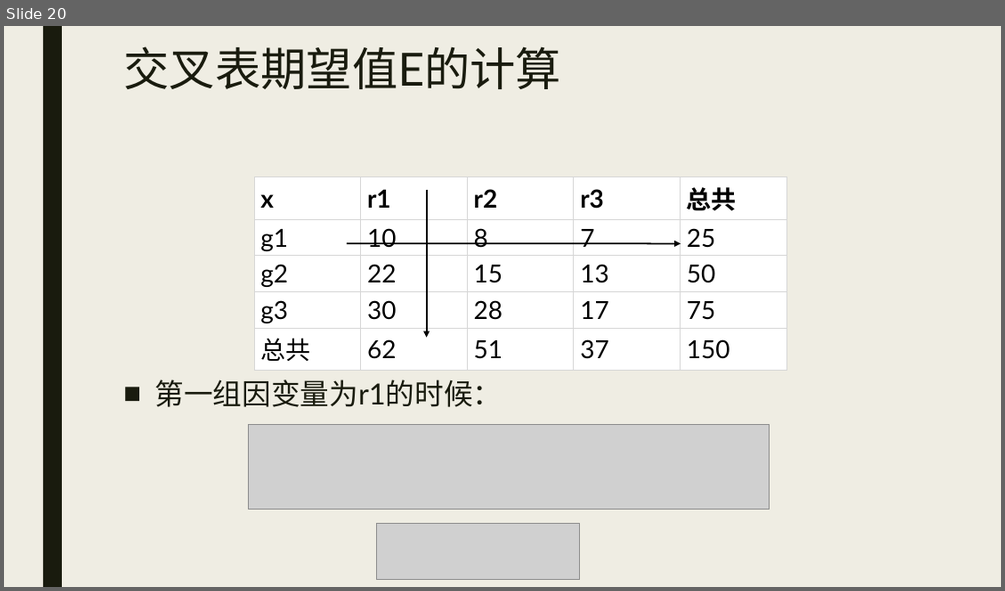
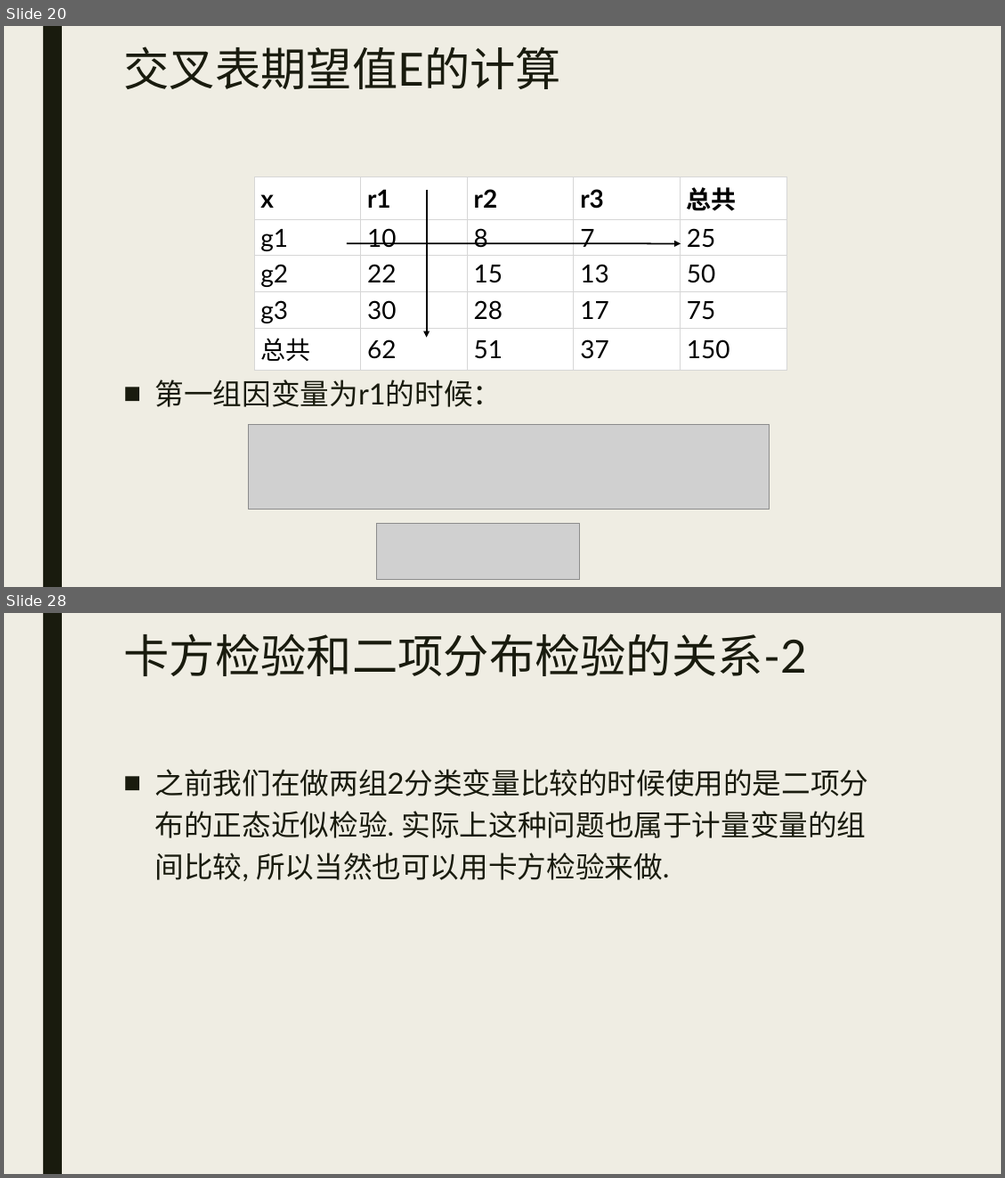
Before and after one commit to beneon/medstat, a slide deck: lect-7/卡方检验.pptx. Shown one above the other, each under a label of ours: slide 20 before the commit, slides 20 and 28 after it; the slides between them are not shown. The pictures are 1005x591 and 1005x1178 pixels, drawn with LibreOffice and Linux fonts; fonts in the diff are those of the drawing; grey boxes stand for pictures. Boxes give left, top, right and bottom in pixels: in the first picture for what was removed or moved away, otherwise in the second. Text is boxed around its words. In the diff, an @@ line names an element or a change of style, - is before the commit and + after.

```diff
--- a/lect-7/卡方检验.pptx
+++ b/lect-7/卡方检验.pptx
@@ slide 28 added at (4, 613, 1001, 1174), background #EFEDE3; not listed: 1 template element that a slide beside it also shows @@
@@ title added at (123, 633, 807, 676), 44 pt, text #191B0E @@
+卡方检验和二项分布检验的关系-2
@@ text added at (155, 769, 869, 881), 28 pt, text #191B0E @@
+■ 之前我们在做两组2分类变量比较的时候使用的是二项分布的正态近似检验. 实际上这种问题也属于计量变量的组间比较, 所以当然也可以用卡方检验来做.
```
Also in this commit, not shown: 20 other slides added, 1 other file.
